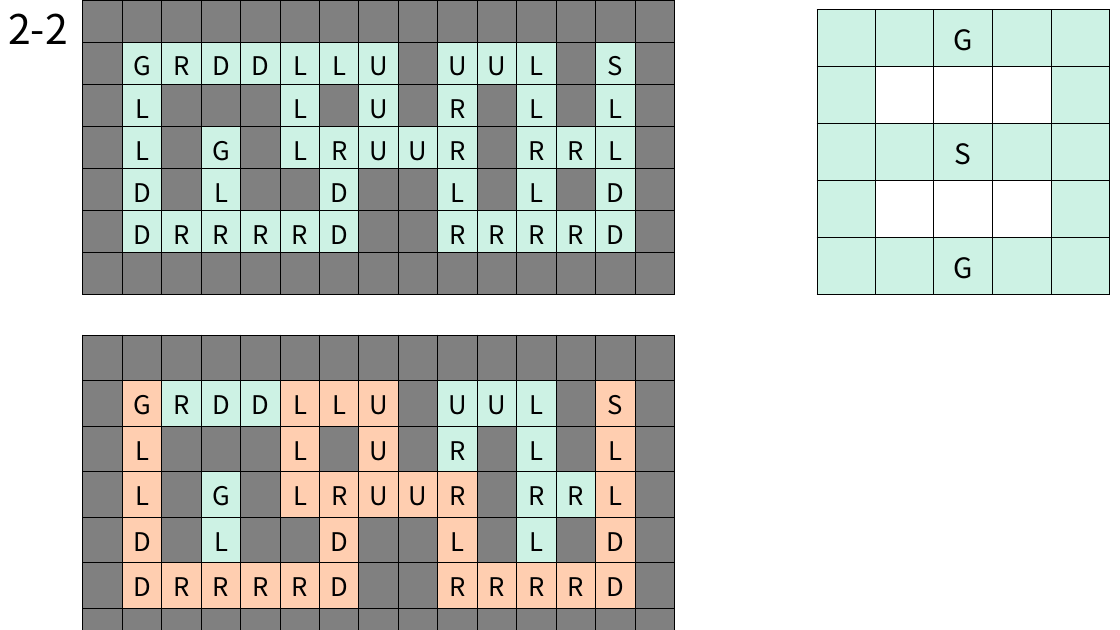
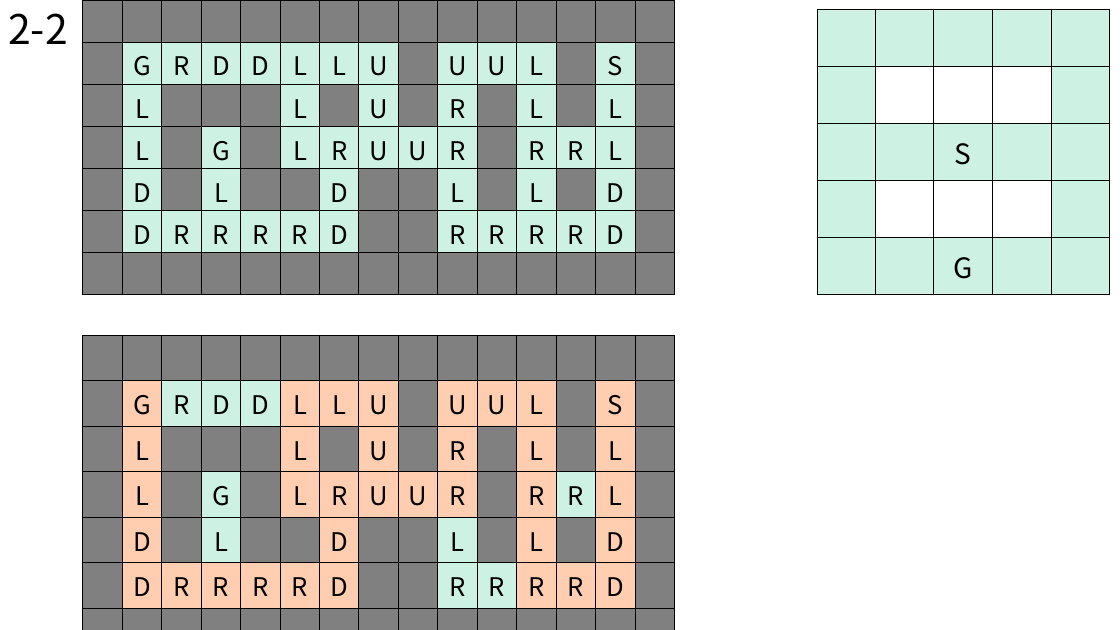
Before and after one commit to BSF0124/Brain-Control, a slide deck: slide 12 of etc/레벨디자인.pptx. Drawn at 1120x630 pixels with LibreOffice and Linux fonts; fonts in the diff are those of the drawing. Boxes give left, top, right and bottom in pixels: in the first picture for what was removed or moved away, otherwise in the second. Text is boxed around its words. In the diff, an @@ line names an element or a change of style, - is before the commit and + after.

```diff
--- a/etc/레벨디자인.pptx
+++ b/etc/레벨디자인.pptx
@@ table at [818, 10, 1109, 295] @@
-row 1, column 3: G
+row 1, column 3: 
@@ table at [82, 335, 674, 630] @@
@@ fill #CDF2E4 to #FFCEB0 in 7 cells @@
@@ fill #FFCEB0 to #CDF2E4 in 3 cells @@
```
Also in this commit, not shown: 1 other slide changed, 2 slides added, 9 other files.
